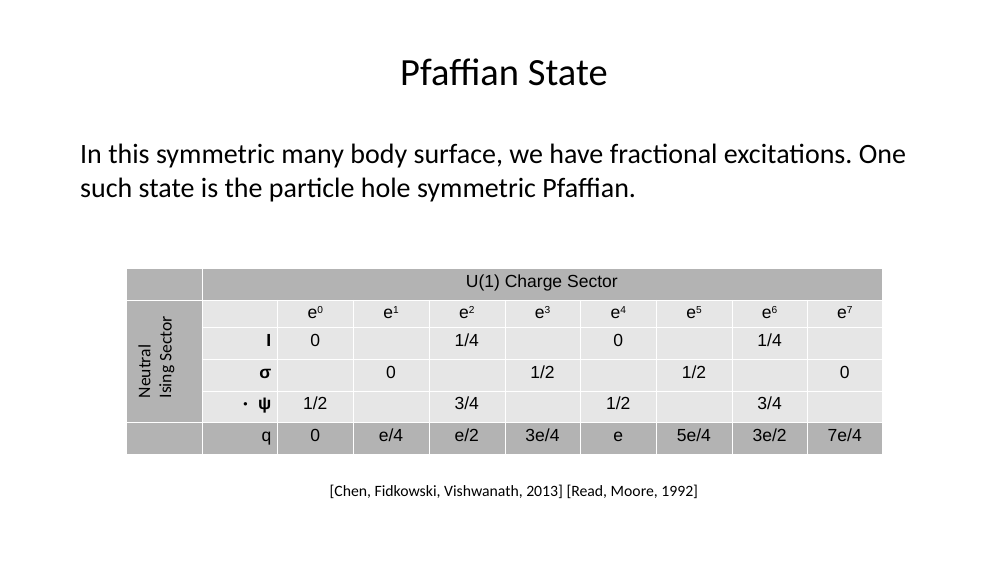
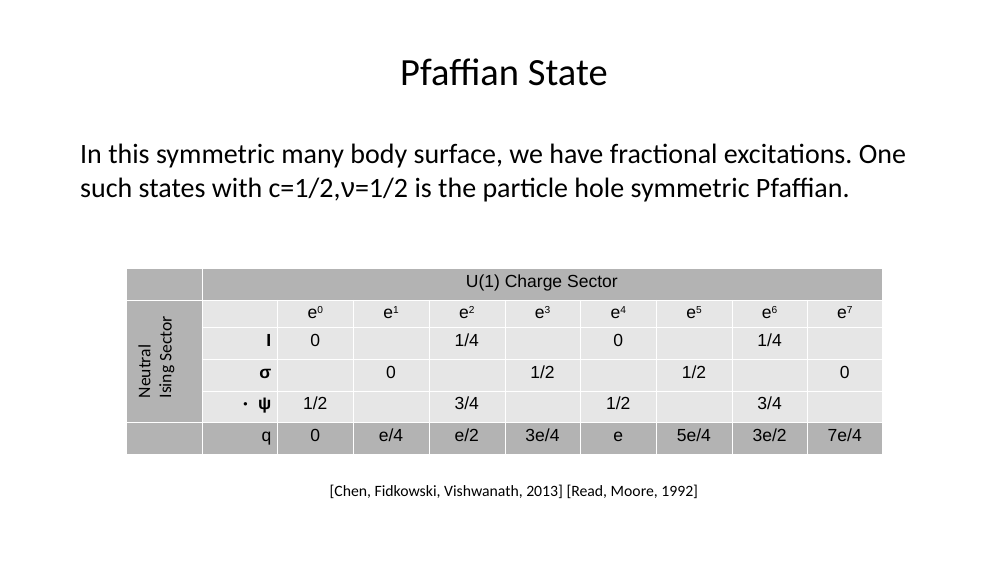
Before and after one commit to asirota12/Thesis, a slide deck: slide 25 of Thesis2.odp (slide 17 before the commit). Drawn at 1008x567 pixels with LibreOffice and Linux fonts; fonts in the diff are those of the drawing. Boxes give left, top, right and bottom in pixels: in the first picture for what was removed or moved away, otherwise in the second. Text is boxed around its words. In the diff, an @@ line names an element or a change of style, - is before the commit and + after.

```diff
--- a/Thesis2.odp
+++ b/Thesis2.odp
@@ text at (80,143,906,202): text changed @@
-In this symmetric many body surface, we have fractional excitations. One such state is the particle hole symmetric Pfaffian.
+In this symmetric many body surface, we have fractional excitations. One such states with c=1/2,ν=1/2 is the particle hole symmetric Pfaffian.
```
Also in this commit, not shown: 21 other slides changed, 16 slides added, 2 slides removed, 23 other files.
